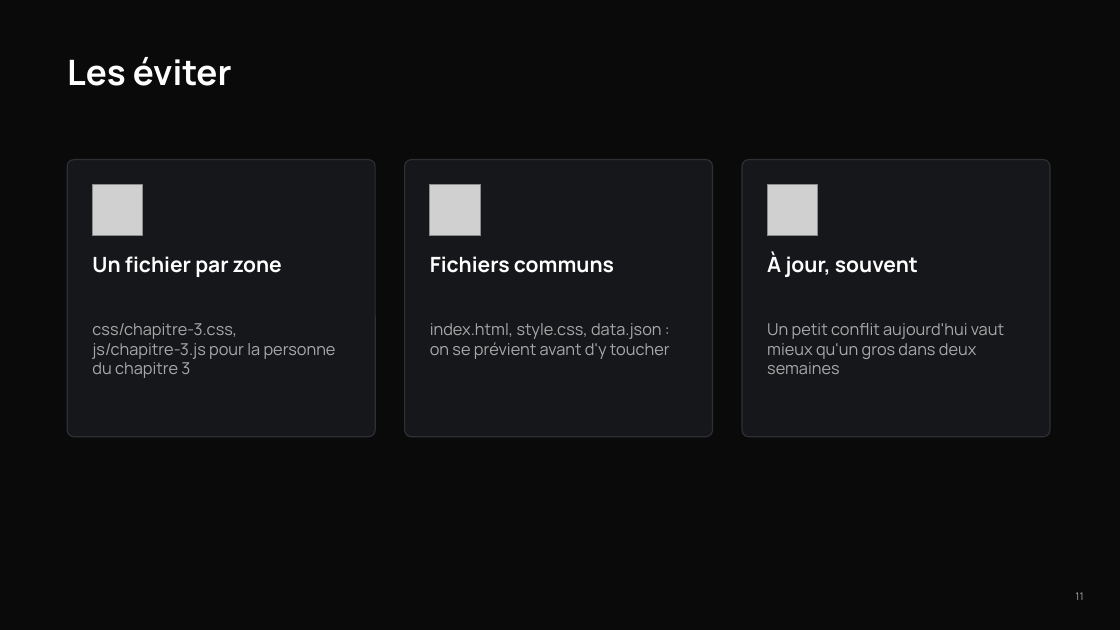
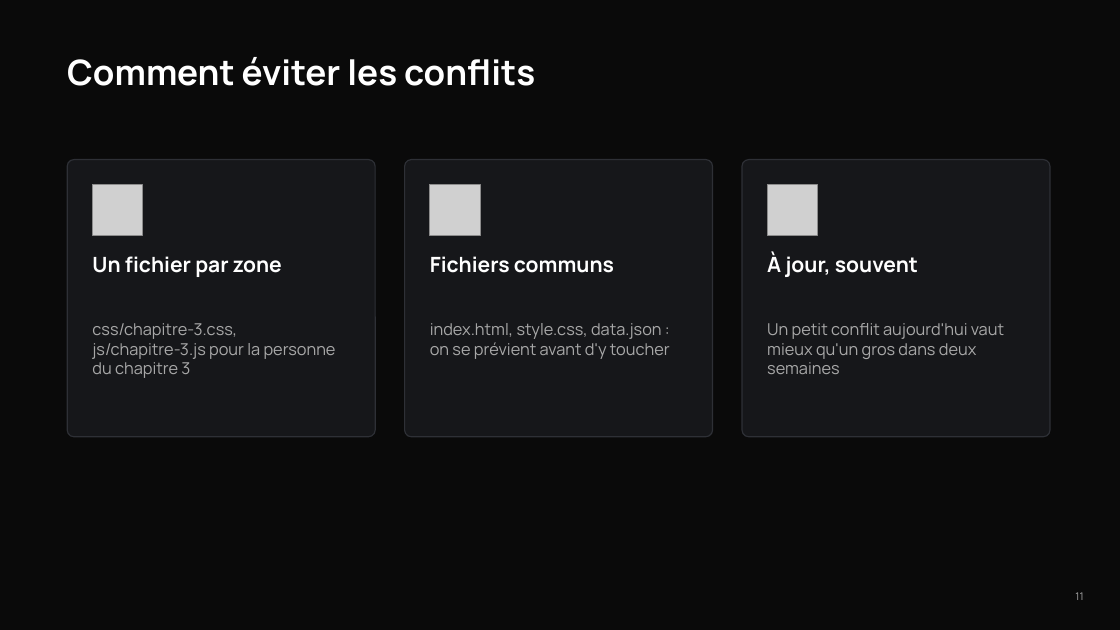
Before and after one commit to tim-montmorency/compendium, a slide deck: slide 11 of docs/582-511-web5/assets/documents/Web5_git-en-equipe.pptx. Drawn at 1120x630 pixels with LibreOffice and Linux fonts; fonts in the diff are those of the drawing; grey boxes stand for pictures. Boxes give left, top, right and bottom in pixels: in the first picture for what was removed or moved away, otherwise in the second. Text is boxed around its words. In the diff, an @@ line names an element or a change of style, - is before the commit and + after.

```diff
--- a/docs/582-511-web5/assets/documents/Web5_git-en-equipe.pptx
+++ b/docs/582-511-web5/assets/documents/Web5_git-en-equipe.pptx
@@ text at bbox=[67, 57, 535, 86]: text changed @@
-Les éviter
+Comment éviter les conflits
```
Also in this commit, not shown: 11 other files.
